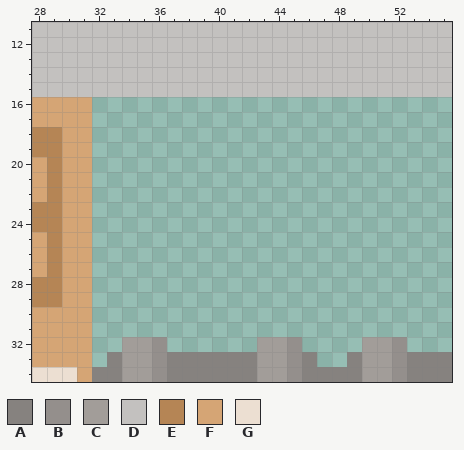
File history of a pixel-art file, tex/tiles.aseprite. This is how it looked before the edit.
128x256 pixels, 1 frame. Colours within 5 levels of each other are drawn and written as one. Shown: x 28..55, y 11..34.
Visible layers, top first: "horse tower", "Layer 1".
Palette (. is transparent): A #86827f  B #948f8c  C #a29d99  D #c3c1bf  E #b58555  F #d5a575  G #ecdfd2
Pixels before, first column x 28:
11 DDDDDDDDDDDDDDDDDDDDDDDDDDDD
12 DDDDDDDDDDDDDDDDDDDDDDDDDDDD
13 DDDDDDDDDDDDDDDDDDDDDDDDDDDD
14 DDDDDDDDDDDDDDDDDDDDDDDDDDDD
15 DDDDDDDDDDDDDDDDDDDDDDDDDDDD
16 FFFF........................
17 FFFF........................
18 EEFF........................
19 EEFF........................
20 FEFF........................
21 FEFF........................
22 FEFF........................
23 EEFF........................
24 EEFF........................
25 FEFF........................
26 FEFF........................
27 FEFF........................
28 EEFF........................
29 EEFF........................
30 FFFF........................
31 FFFF........................
32 FFFF..CCB......CCB....CCB...
33 FFFF.ACCBAAAAAACCBA..ACCBAAA
34 GGGFAACCBAAAAAACCBAAAACCBAAA
The same view after the edit:
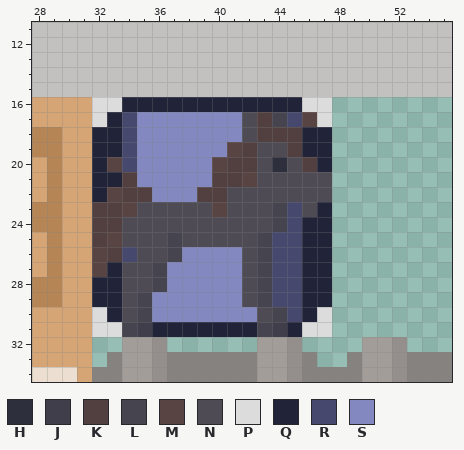
Colours new in this view: H #2e2f3c  J #403e4b  K #524041  L #46444f  M #584442  N #4e4b55  P #dcdcdc  Q #212339  R #46486e  S #8388c1
Commit: Implement rescue horse
Changes in this commit:
Layer "horse tower":
The edit adds colour H in row 20 at x 44.
The edit adds colour J in row 31 at x 35 and 44.
The edit adds colour K in row 17 at x 43; in row 18 at x 43 to 45; in row 19 at x 42 and 45; in row 20 at x 41 to 42 and 46; in row 21 at x 34 and 40 to 41; in row 22 at x 34 to 35 and 39 to 40.
The edit adds colour K in rows 23 to 24 at x 32 to 33; in row 25 at x 32; in row 26 at x 33.
The edit adds colour L in row 17 at x 44; in rows 23 to 24 at x 44; in rows 25 to 26 at x 37 and 43; in rows 27 to 28 at x 36 and 43; in row 29 at x 35 and 43; in row 30 at x 35 and 44.
The edit adds colour L in row 31 at x 34 and 43.
The edit adds colour M in row 17 at x 46; in row 19 at x 41; in row 20 at x 33 and 40; in row 21 at x 42; in row 22 at x 33; in row 23 at x 34 and 40.
The edit adds colour M in row 25 at x 33; in rows 26 to 27 at x 32.
The edit adds colour N in rows 17 to 18 at x 42; in row 19 at x 43 to 44; in row 20 at x 43 and 45; in row 21 at x 43 to 47; in row 22 at x 41 to 47; in row 23 at x 35 to 39, 41 to 43 and 46.
The edit adds colour N in row 24 at x 34 to 43; in row 25 at x 34 to 36 and 38 to 42; in row 26 at x 35 to 36 and 42; in rows 27 to 28 at x 34 to 35 and 42; in row 29 at x 34 and 42; in row 30 at x 34 and 43.
The edit adds colour P in row 16 at x 32 to 33 and 46 to 47; in row 17 at x 32 and 47; in row 30 at x 32 and 47; in row 31 at x 32 to 33 and 46 to 47.
The edit adds colour Q in row 16 at x 34 to 45; in row 17 at x 33; in rows 18 to 19 at x 32 to 33 and 46 to 47; in row 20 at x 32 and 47; in row 21 at x 32 to 33; in row 22 at x 32.
The edit adds colour Q in row 23 at x 47; in rows 24 to 26 at x 46 to 47; in row 27 at x 33 and 46 to 47; in rows 28 to 29 at x 32 to 33 and 46 to 47; in row 30 at x 33 and 46; in row 31 at x 36 to 42 and 45.
The edit adds colour R in row 17 at x 34 and 45; in rows 18 to 20 at x 34; in rows 23 to 24 at x 45; in row 25 at x 44 to 45; in row 26 at x 34 and 44 to 45; in rows 27 to 29 at x 44 to 45.
The edit adds colour R in row 30 at x 45.
The edit adds colour S in rows 17 to 18 at x 35 to 41; in row 19 at x 35 to 40; in rows 20 to 21 at x 35 to 39; in row 22 at x 36 to 38; in row 26 at x 38 to 41; in rows 27 to 28 at x 37 to 41.
The edit adds colour S in row 29 at x 36 to 41; in row 30 at x 36 to 42.
Changed places in both pictures, as pixel boxes (x1, y1, x2, y2):
added: (92, 97, 332, 337)
